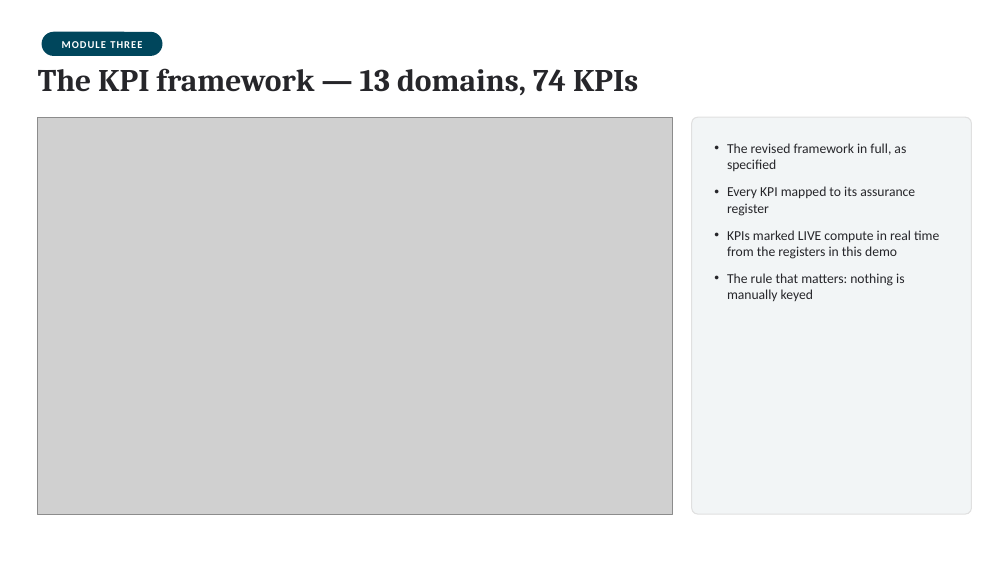
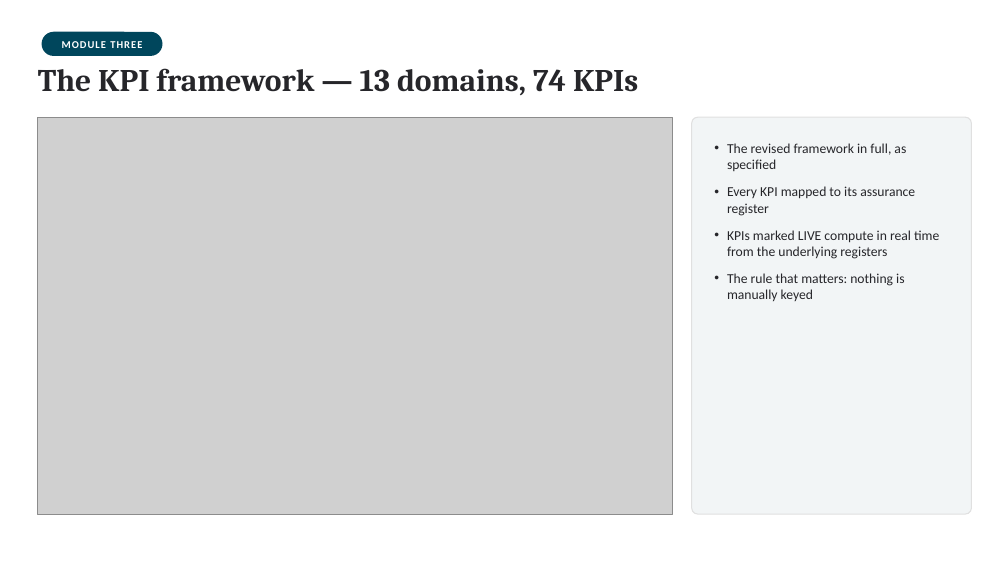
Before and after one commit to phogan1971/peppard-ipas, a slide deck: slide 9 of docs/Peppard_IPAS_Dashboard_Demo_v2.pptx. Drawn at 1008x567 pixels with LibreOffice and Linux fonts; fonts in the diff are those of the drawing; grey boxes stand for pictures. Boxes give left, top, right and bottom in pixels: in the first picture for what was removed or moved away, otherwise in the second. Text is boxed around its words. In the diff, an @@ line names an element or a change of style, - is before the commit and + after.

```diff
--- a/docs/Peppard_IPAS_Dashboard_Demo_v2.pptx
+++ b/docs/Peppard_IPAS_Dashboard_Demo_v2.pptx
@@ text at <box>727,230,939,259</box>: text changed @@
-• KPIs marked LIVE compute in real time from the registers in this demo
+• KPIs marked LIVE compute in real time from the underlying registers
```
Also in this commit, not shown: 3 other slides changed, 9 other files.
